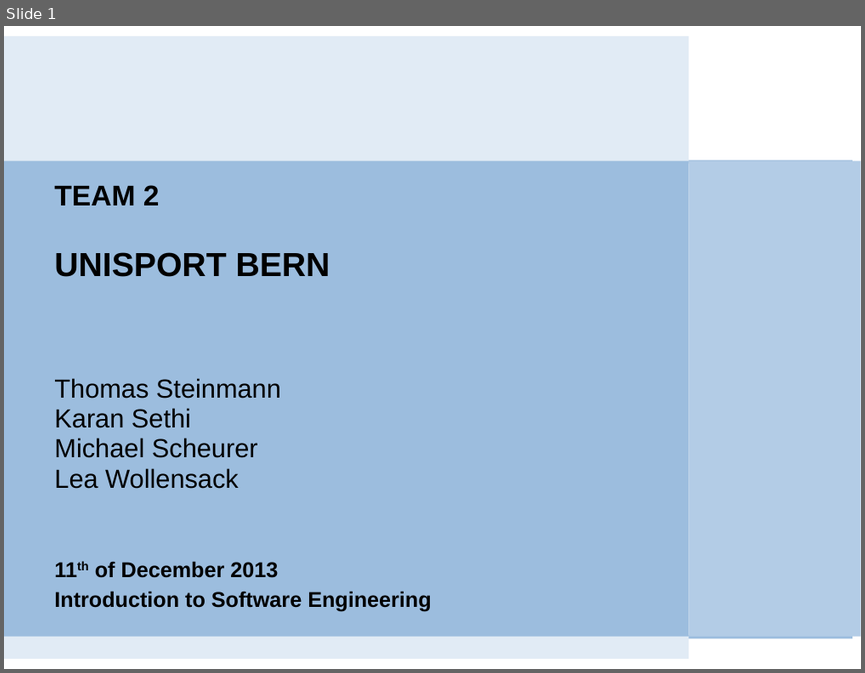
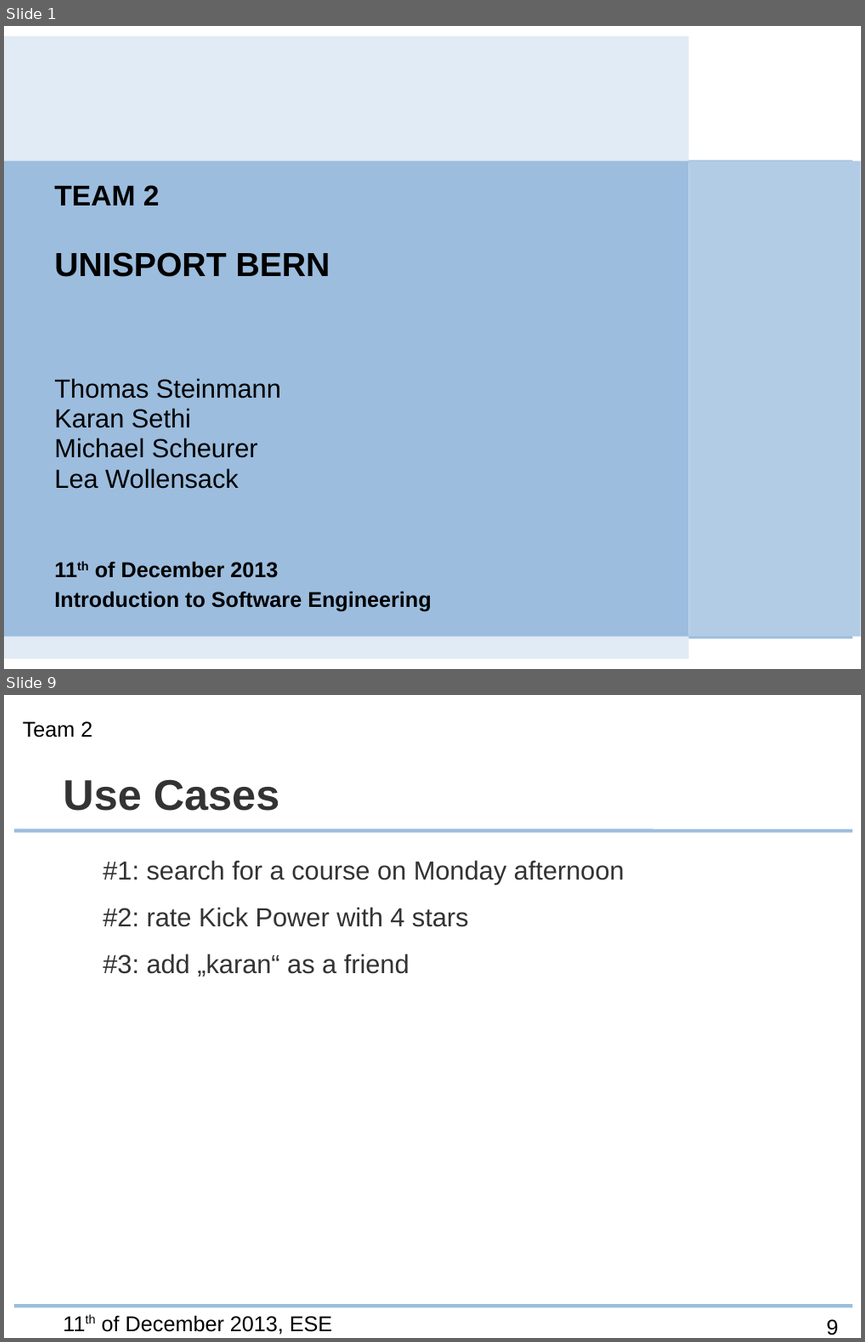
Before and after one commit to ese-unibe-ch/ese2013-team2, a slide deck: Presentation/RELEASE.odp. Shown one above the other, each under a label of ours: slide 1 before the commit, slides 1 and 9 after it; the slides between them are not shown. The pictures are 865x673 and 865x1342 pixels, drawn with LibreOffice and Linux fonts; fonts in the diff are those of the drawing; background and template pictures are left out. Boxes give left, top, right and bottom in pixels: in the first picture for what was removed or moved away, otherwise in the second. Text is boxed around its words. In the diff, an @@ line names an element or a change of style, - is before the commit and + after.

```diff
--- a/Presentation/RELEASE.odp
+++ b/Presentation/RELEASE.odp
@@ slide 9 added at (4,695,861,1338), background #FFFFFF; not listed: 2 template elements that a slide beside it also shows @@
@@ text added at (23,721,92,737), 18 pt, text #000000 @@
+Team 2
@@ title added at (63,780,279,811), 36 pt, text #333333, bold @@
+Use Cases
@@ text added at (103,860,624,976), 22 pt, text #333333 @@
+#1: search for a course on Monday afternoon
+#2: rate Kick Power with 4 stars
+#3: add „karan“ as a friend
@@ text added at (102,1315,332,1334), 18 pt, text #000000 @@
+11th of December 2013, ESE
@@ page number added at (826,1319,838,1335), 18 pt, text #000000 @@
+9
```
Also in this commit, not shown: 2 slides changed, 7 other slides added, 13 other files.
